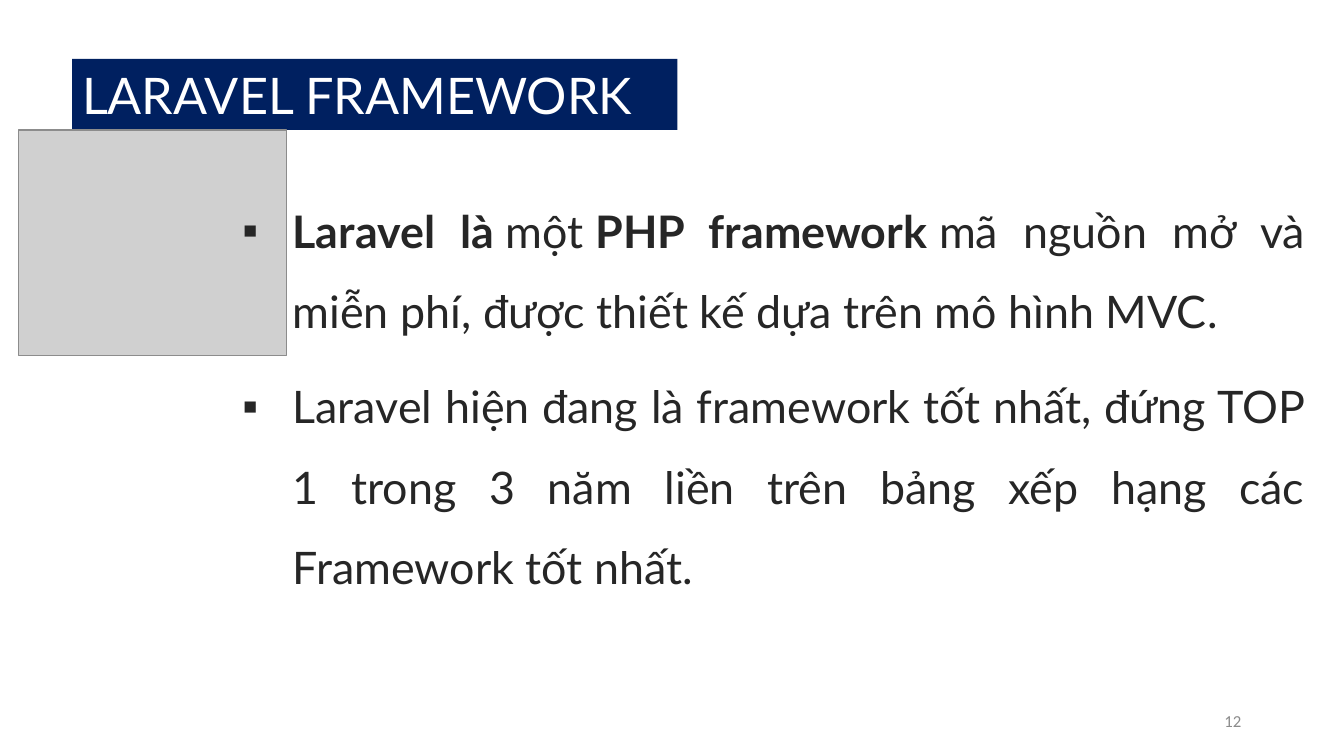
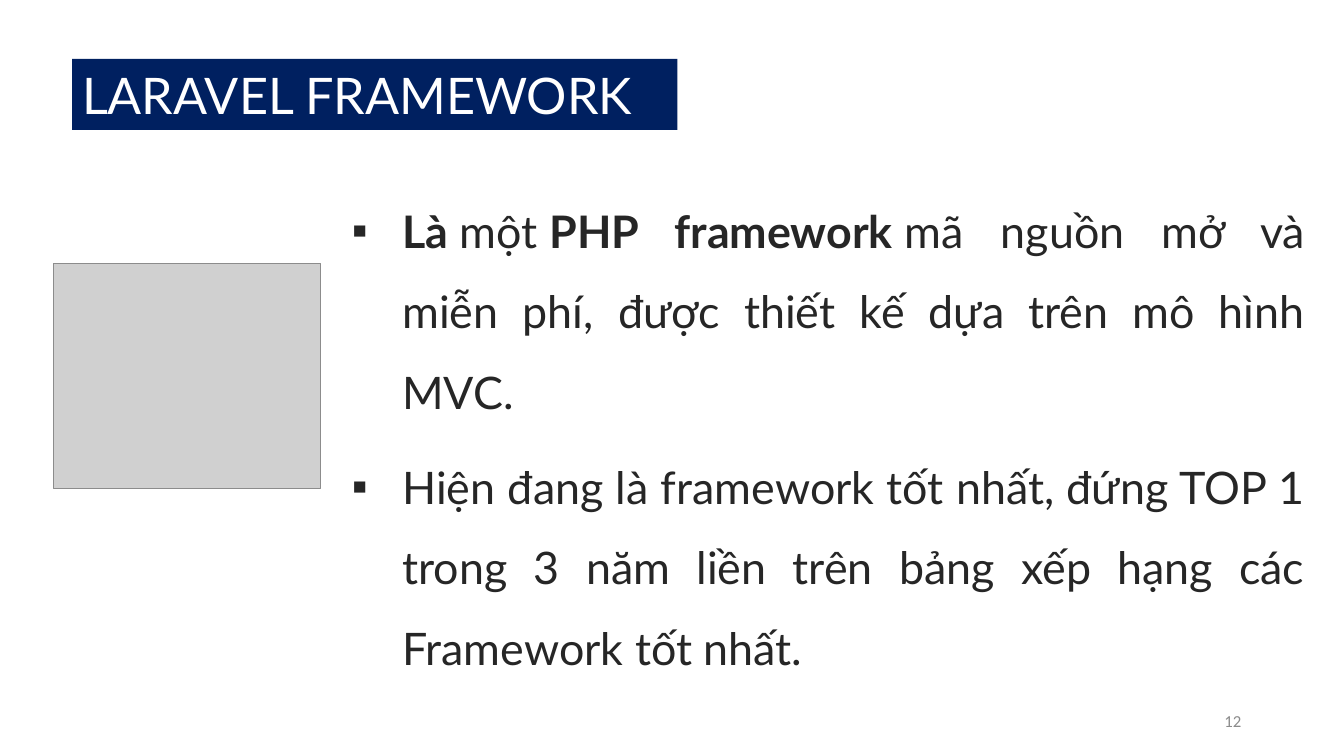
Before and after one commit to minhynguyen/luanvan, a slide deck: slide 12 of LVTN.pptx. Drawn at 1344x756 pixels with LibreOffice and Linux fonts; fonts in the diff are those of the drawing; grey boxes stand for pictures. Boxes give left, top, right and bottom in pixels: in the first picture for what was removed or moved away, otherwise in the second. Text is boxed around its words. In the diff, an @@ line names an element or a change of style, - is before the commit and + after.

```diff
--- a/LVTN.pptx
+++ b/LVTN.pptx
@@ text at (402,212,1305,666): text changed @@
-▪ Laravel là một PHP framework mã nguồn mở và miễn phí, được thiết kế dựa trên mô hình MVC.
-▪ Laravel hiện đang là framework tốt nhất, đứng TOP 1 trong 3 năm liền trên bảng xếp hạng các Framework tốt nhất.
+▪ Là một PHP framework mã nguồn mở và miễn phí, được thiết kế dựa trên mô hình MVC.
+▪ Hiện đang là framework tốt nhất, đứng TOP 1 trong 3 năm liền trên bảng xếp hạng các Framework tốt nhất.
@@ picture: place and size @@
-picture at (19,130,287,355)
+picture at (53,263,322,488)
```
Also in this commit, not shown: 5 other slides changed, 2 slides added.
